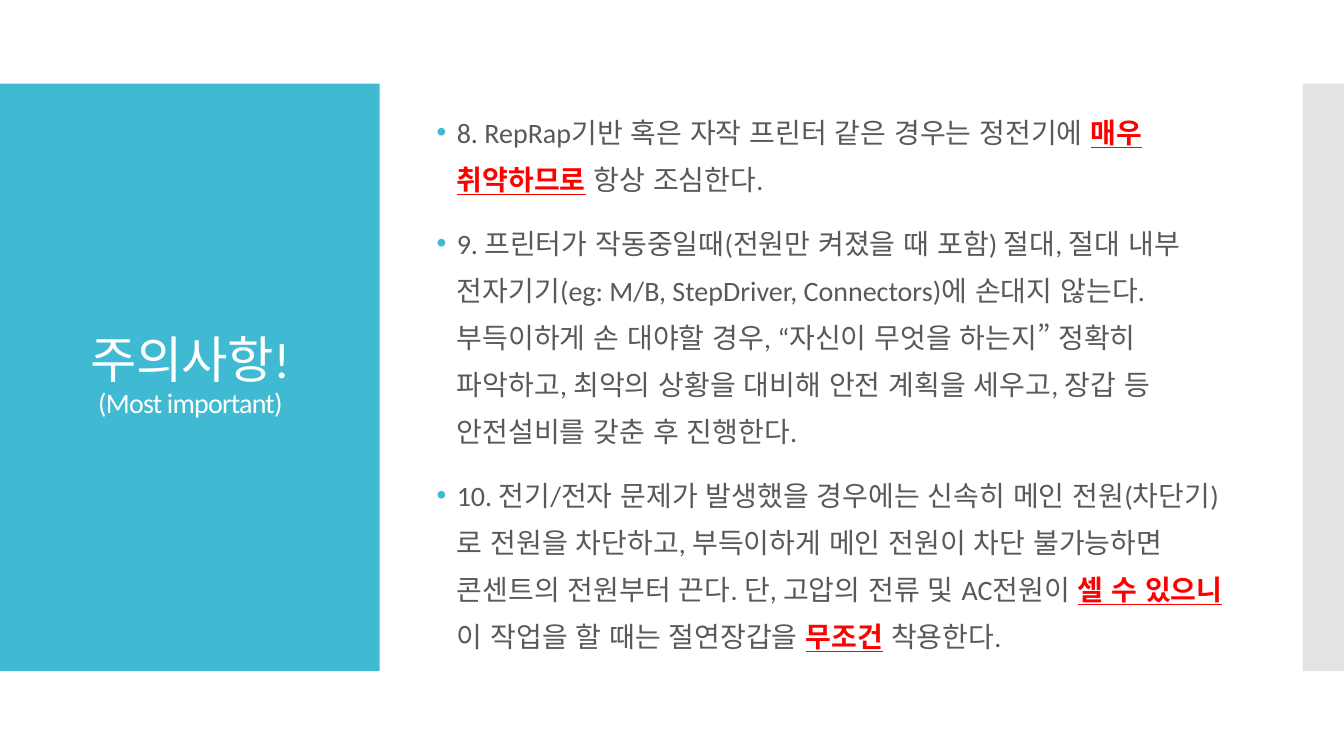
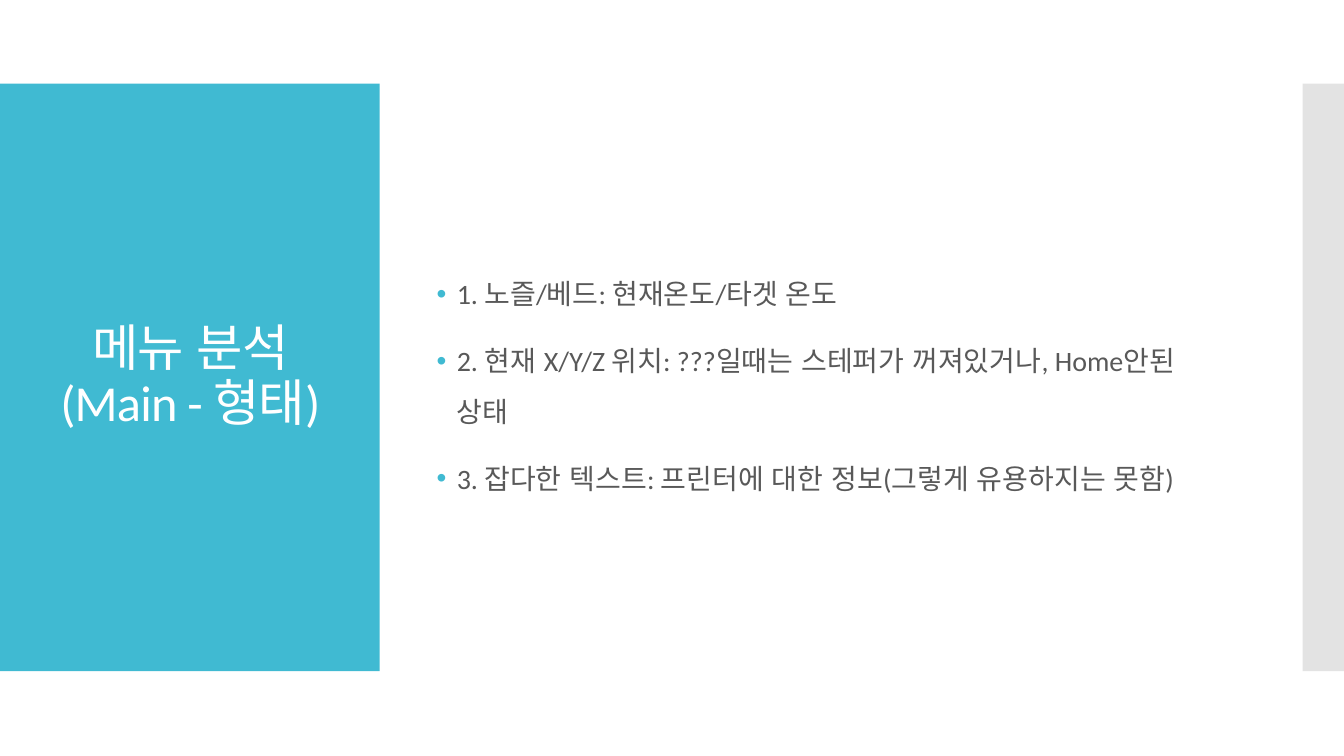
Before and after one commit to IncoCura/Instruction, a slide deck: slide 5 of 3DPrinter/3. Printing GCode file.pptx. Drawn at 1344x756 pixels with LibreOffice and Linux fonts; fonts in the diff are those of the drawing. Boxes give left, top, right and bottom in pixels: in the first picture for what was removed or moved away, otherwise in the second. Text is boxed around its words. In the diff, an @@ line names an element or a change of style, - is before the commit and + after.

```diff
--- a/3DPrinter/3. Printing GCode file.pptx
+++ b/3DPrinter/3. Printing GCode file.pptx
@@ text at box(457, 281, 1175, 493): text changed @@
-• 8. RepRap기반 혹은 자작 프린터 같은 경우는 정전기에 매우 취약하므로 항상 조심한다.
-• 9. 프린터가 작동중일때(전원만 켜졌을 때 포함) 절대, 절대 내부 전자기기(eg: M/B, StepDriver, Connectors)에 손대지 않는다.
-  부득이하게 손 대야할 경우, “자신이 무엇을 하는지” 정확히 파악하고, 최악의 상황을 대비해 안전 계획을 세우고, 장갑 등 안전설비를 갖춘 후 진행한다.
-• 10. 전기/전자 문제가 발생했을 경우에는 신속히 메인 전원(차단기)로 전원을 차단하고, 부득이하게 메인 전원이 차단 불가능하면 콘센트의 전원부터 끈다. 단, 고압의 전류 및 AC전원이 셀 수 있으니 이 작업을 할 때는 절연장갑을 무조건 착용한다.
+• 1. 노즐/베드: 현재온도/타겟 온도
+• 2. 현재 X/Y/Z 위치: ???일때는 스테퍼가 꺼져있거나, Home안된 상태
+• 3. 잡다한 텍스트: 프린터에 대한 정보(그렇게 유용하지는 못함)
@@ title at box(60, 324, 320, 428): text changed; size 20 to 36 pt @@
-주의사항!
-(Most important)
+메뉴 분석
+(Main - 형태)
```
Also in this commit, not shown: 2 other slides changed, 1 slide added, 4 slides removed, 1 other file.
